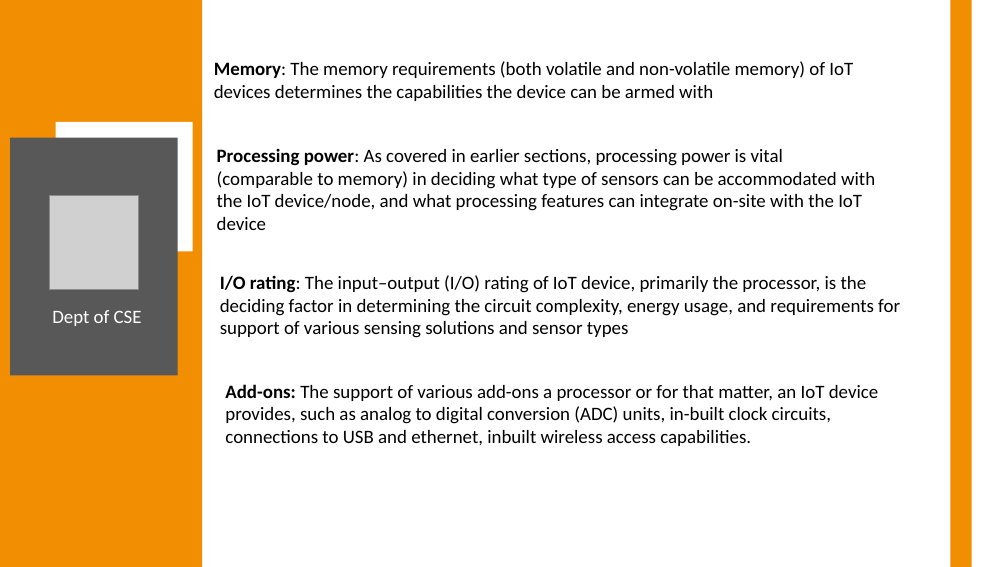
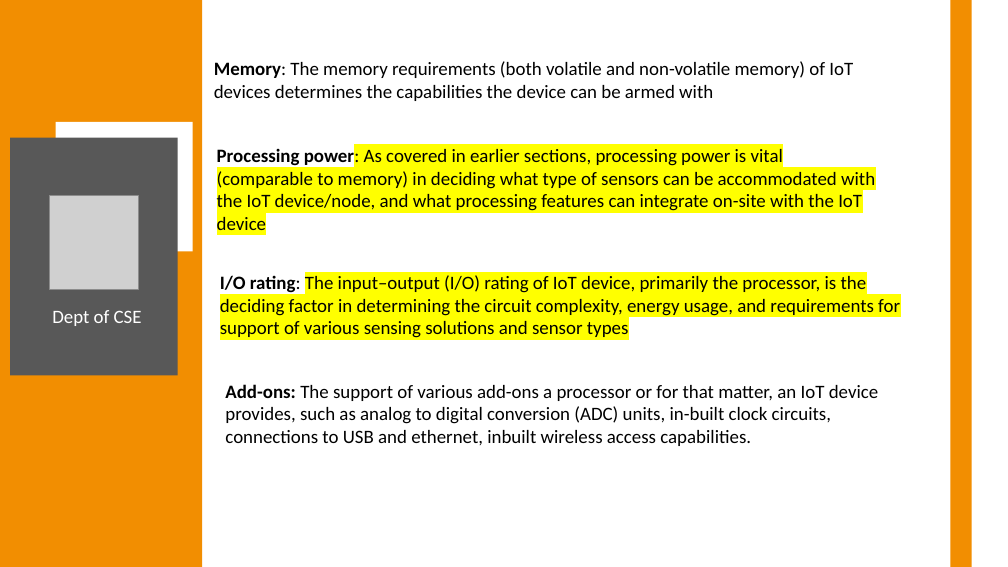
Before and after one commit to Anish202020/7th-Semester, a slide deck: slide 10 of 21 Schema Notes/Internet of Things/Module 3/Module3 PPT.pptx. Drawn at 1008x567 pixels with LibreOffice and Linux fonts; fonts in the diff are those of the drawing; grey boxes stand for pictures. Boxes give left, top, right and bottom in pixels: in the first picture for what was removed or moved away, otherwise in the second. Text is boxed around its words. In the diff, an @@ line names an element or a change of style, - is before the commit and + after.

```diff
--- a/21 Schema Notes/Internet of Things/Module 3/Module3 PPT.pptx
+++ b/21 Schema Notes/Internet of Things/Module 3/Module3 PPT.pptx
@@ text "Processing power: As covered in ..." at (217, 146, 875, 230): highlight none to #FFFF00 @@
@@ text "I/O rating: The input–output (I/O) ..." at (220, 275, 900, 338): highlight none to #FFFF00 @@
```
Also in this commit, not shown: 7 other slides changed, 7 other files.
